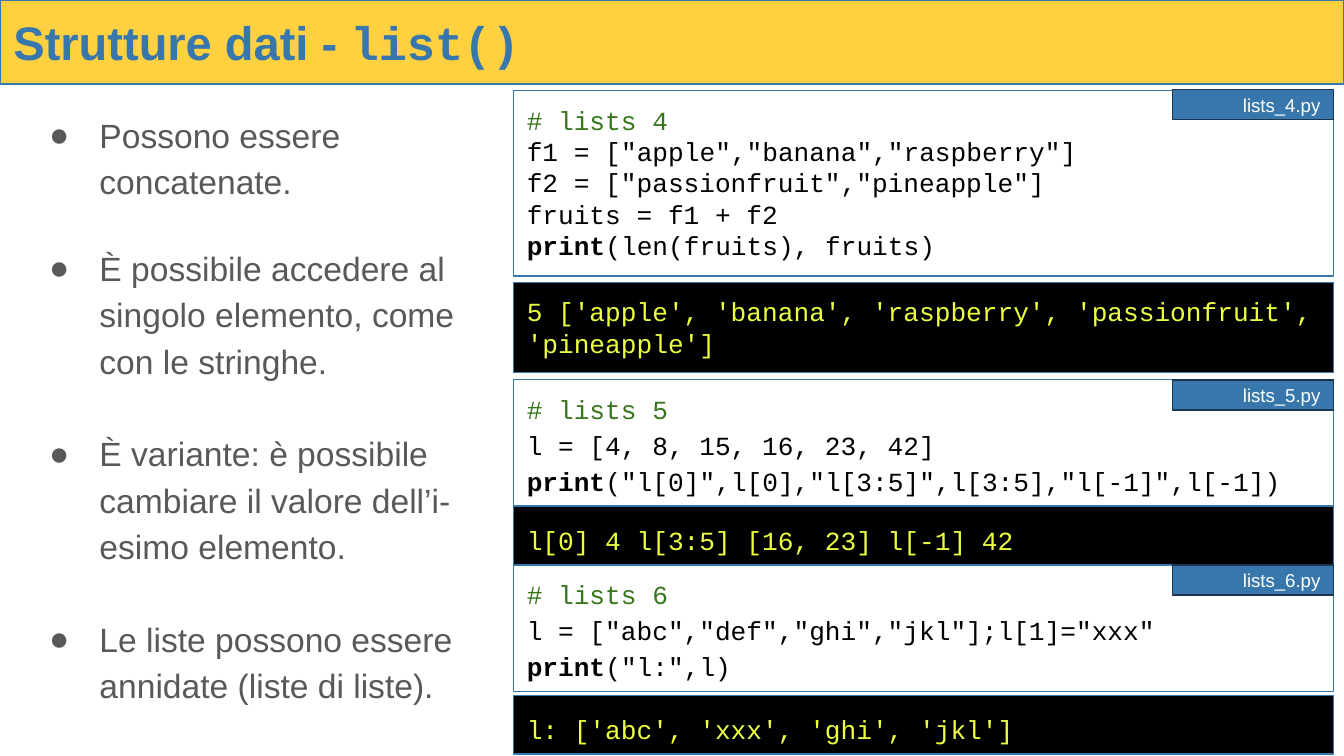
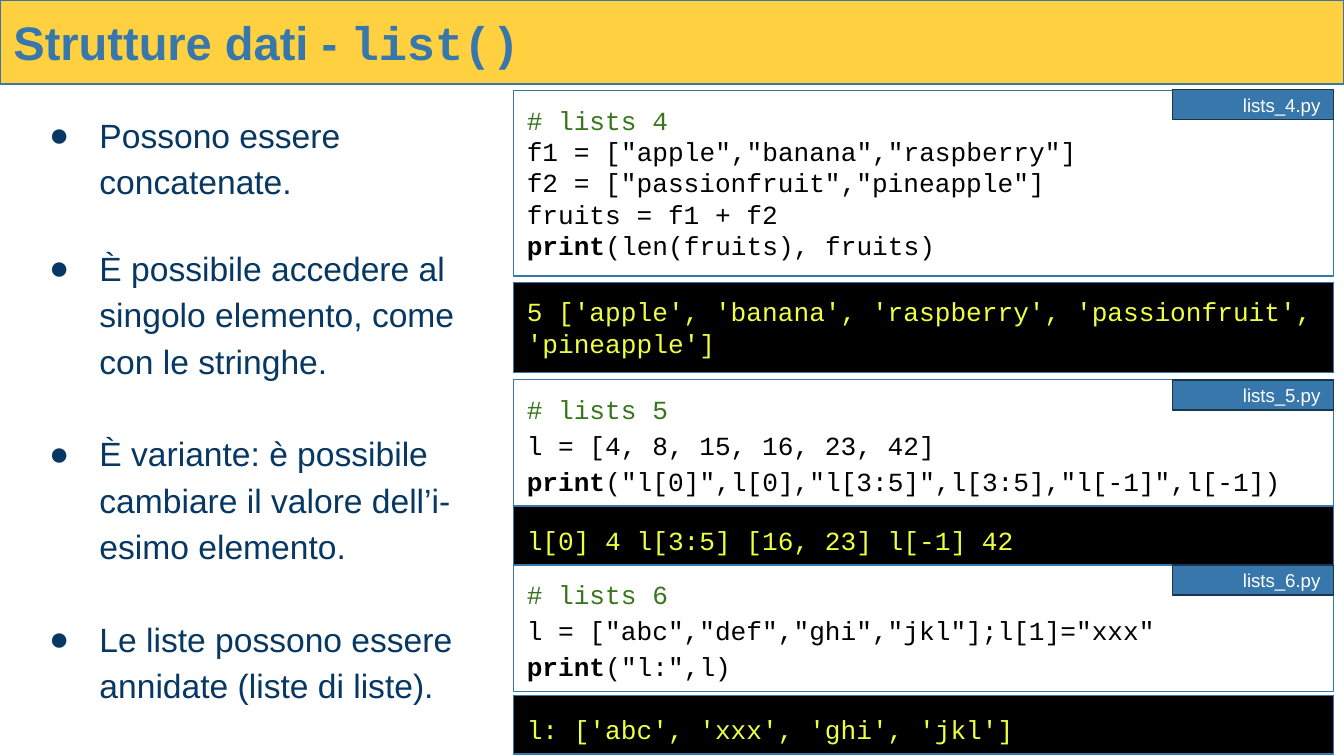
Before and after one commit to raffmont/Tecnologie_Web-Introduzione_a_Python, a slide deck: slide 28 of Tecnologie_Web-Introduzione_a_Python.pptx. Drawn at 1344x756 pixels with LibreOffice and Linux fonts; fonts in the diff are those of the drawing. Boxes give left, top, right and bottom in pixels: in the first picture for what was removed or moved away, otherwise in the second. Text is boxed around its words. In the diff, an @@ line names an element or a change of style, - is before the commit and + after.

```diff
--- a/Tecnologie_Web-Introduzione_a_Python.pptx
+++ b/Tecnologie_Web-Introduzione_a_Python.pptx
@@ text "Possono essere concatenate." at box(99, 125, 454, 704): text colour #595959 to #073763; bullet colour #595959 to #073763 @@
```
Also in this commit, not shown: 10 other slides changed, 1 slide removed.
